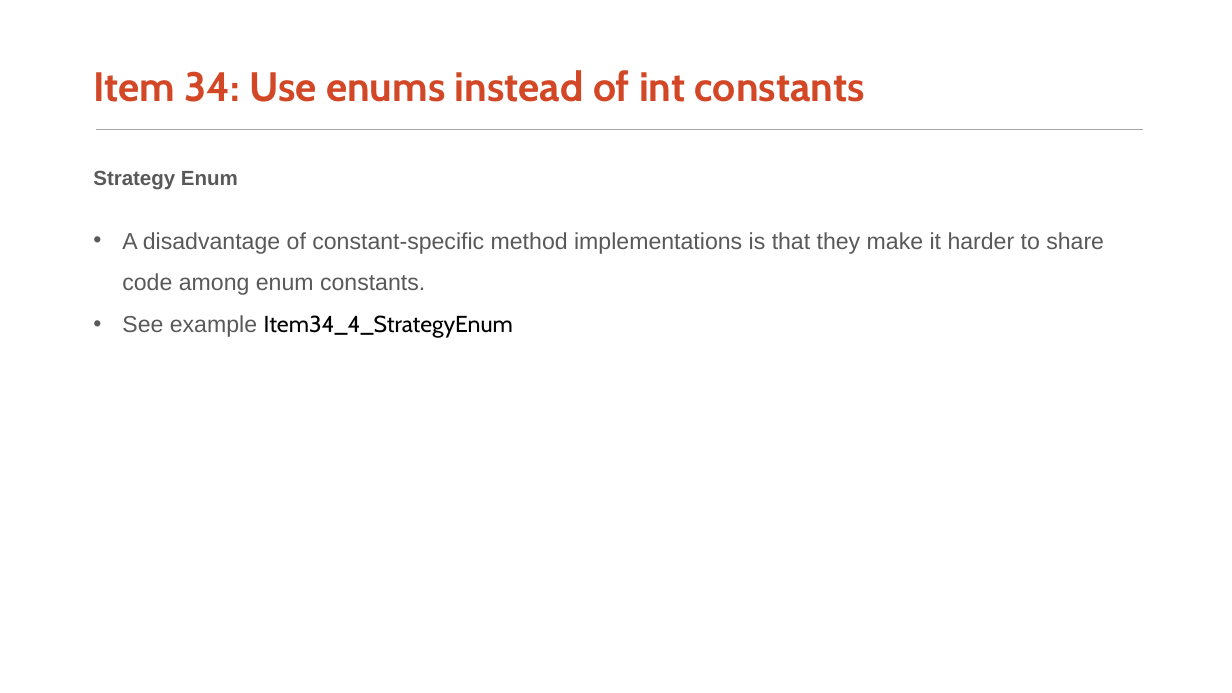
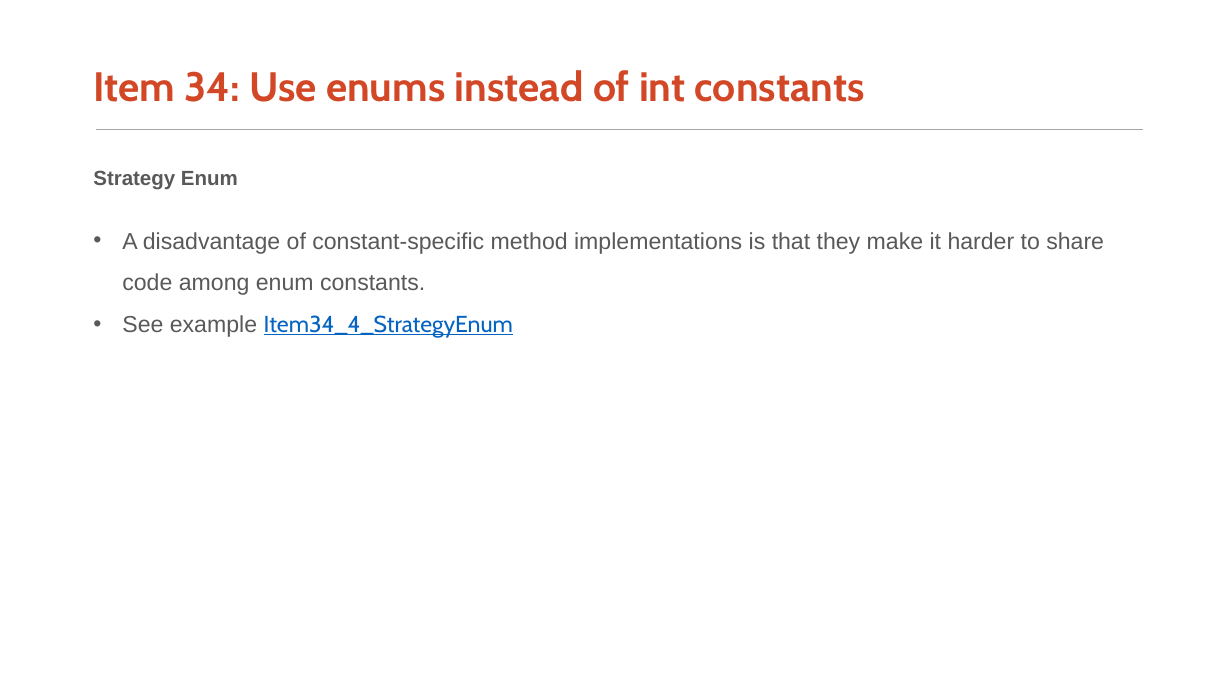
Before and after one commit to AlphaWang/alpha-effective-java-3e, a slide deck: slide 5 of 6_enums_and_annotations/EffectiveJava3rd_Chapter6.pptx. Drawn at 1232x693 pixels with LibreOffice and Linux fonts; fonts in the diff are those of the drawing. Boxes give left, top, right and bottom in pixels: in the first picture for what was removed or moved away, otherwise in the second. Text is boxed around its words. In the diff, an @@ line names an element or a change of style, - is before the commit and + after.

```diff
--- a/6_enums_and_annotations/EffectiveJava3rd_Chapter6.pptx
+++ b/6_enums_and_annotations/EffectiveJava3rd_Chapter6.pptx
@@ text at (x1=122, y1=315, x2=513, y2=338): text colour #000000 to #0563C1, underline on in "Item34_4_StrategyEnum" @@
```
Also in this commit, not shown: 5 other slides changed, 1 slide removed, 4 other files.
